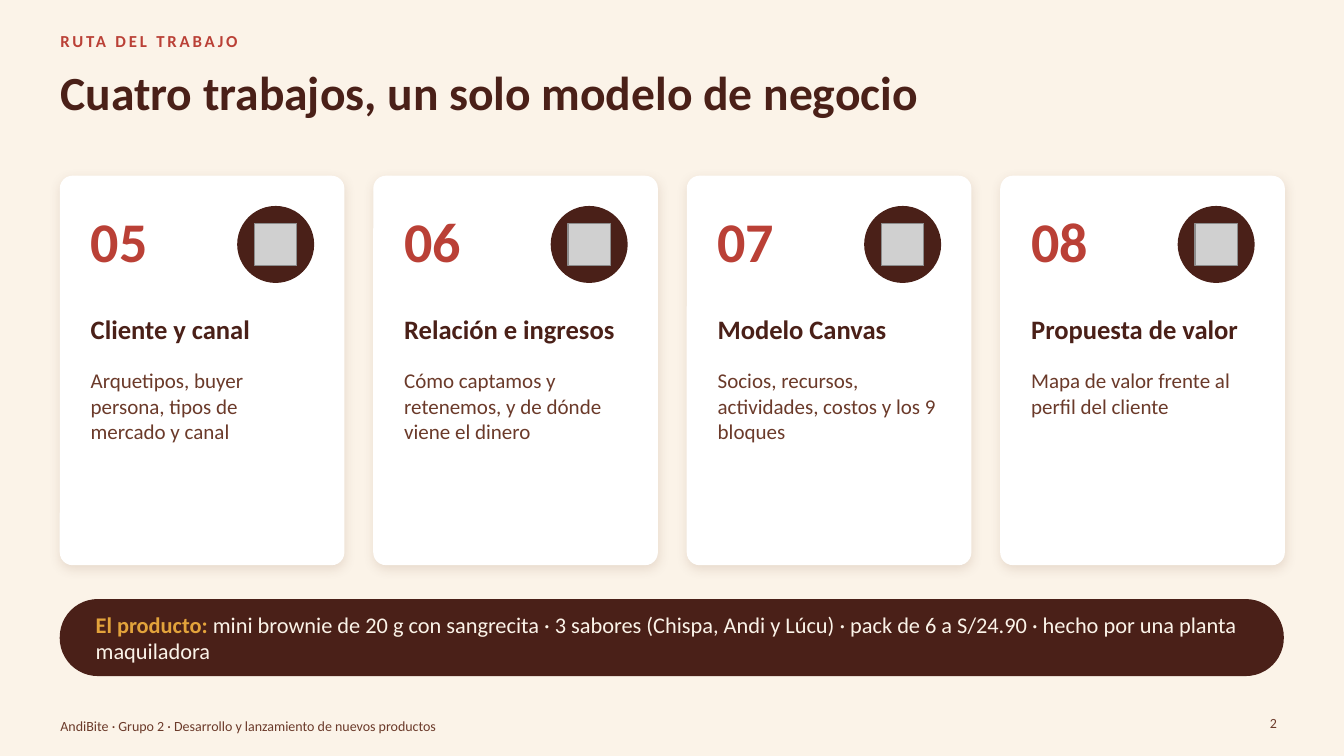
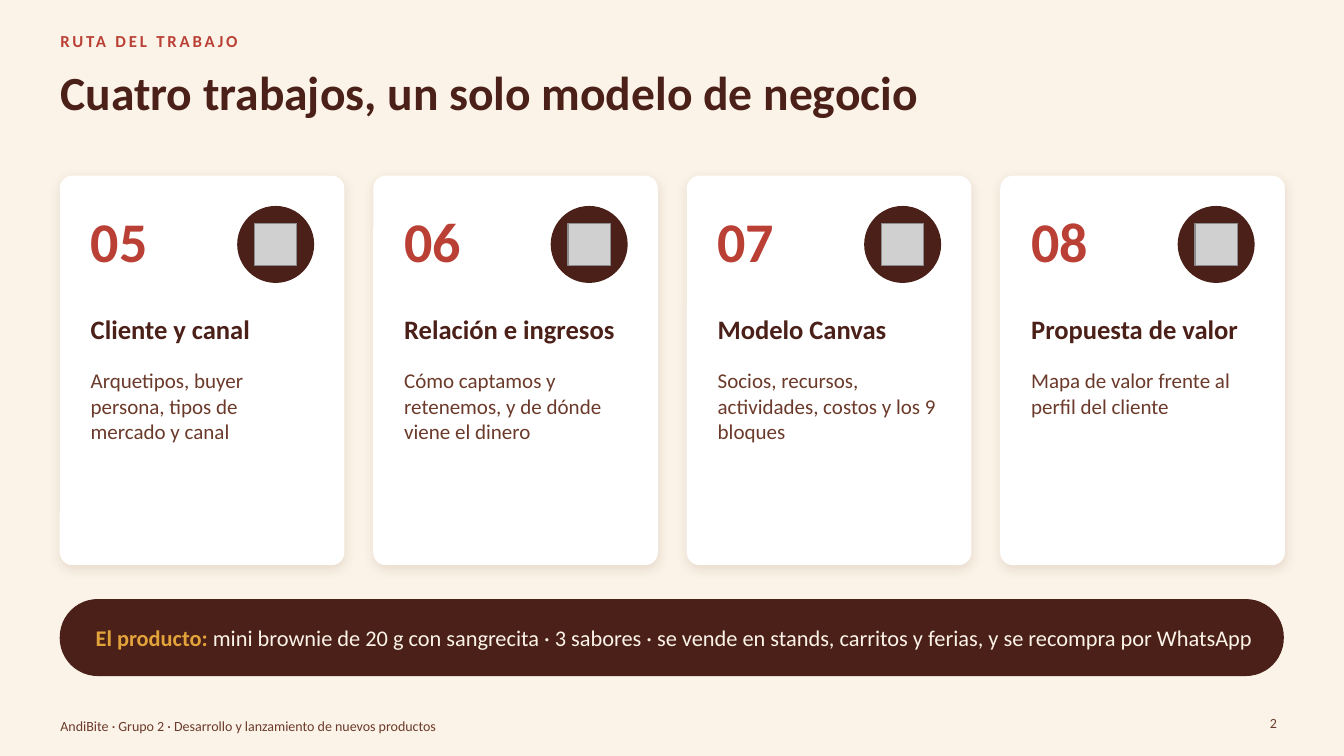
Before and after one commit to Darknow-web/Desarrollo-y-lanzamiento-de-producto-y-marca, a slide deck: slide 2 of 04-reformulacion/TC5-8/TC5-8-AndiBite.pptx. Drawn at 1344x756 pixels with LibreOffice and Linux fonts; fonts in the diff are those of the drawing; grey boxes stand for pictures; background and template pictures are left out. Boxes give left, top, right and bottom in pixels: in the first picture for what was removed or moved away, otherwise in the second. Text is boxed around its words. In the diff, an @@ line names an element or a change of style, - is before the commit and + after.

```diff
--- a/04-reformulacion/TC5-8/TC5-8-AndiBite.pptx
+++ b/04-reformulacion/TC5-8/TC5-8-AndiBite.pptx
@@ text at bbox=[96, 630, 1252, 650]: text changed @@
-El producto: mini brownie de 20 g con sangrecita · 3 sabores (Chispa, Andi y Lúcu) · pack de 6 a S/24.90 · hecho por una planta maquiladora
+El producto: mini brownie de 20 g con sangrecita · 3 sabores · se vende en stands, carritos y ferias, y se recompra por WhatsApp
```
Also in this commit, not shown: 18 other slides changed, 2 slides added, 3 other files.
